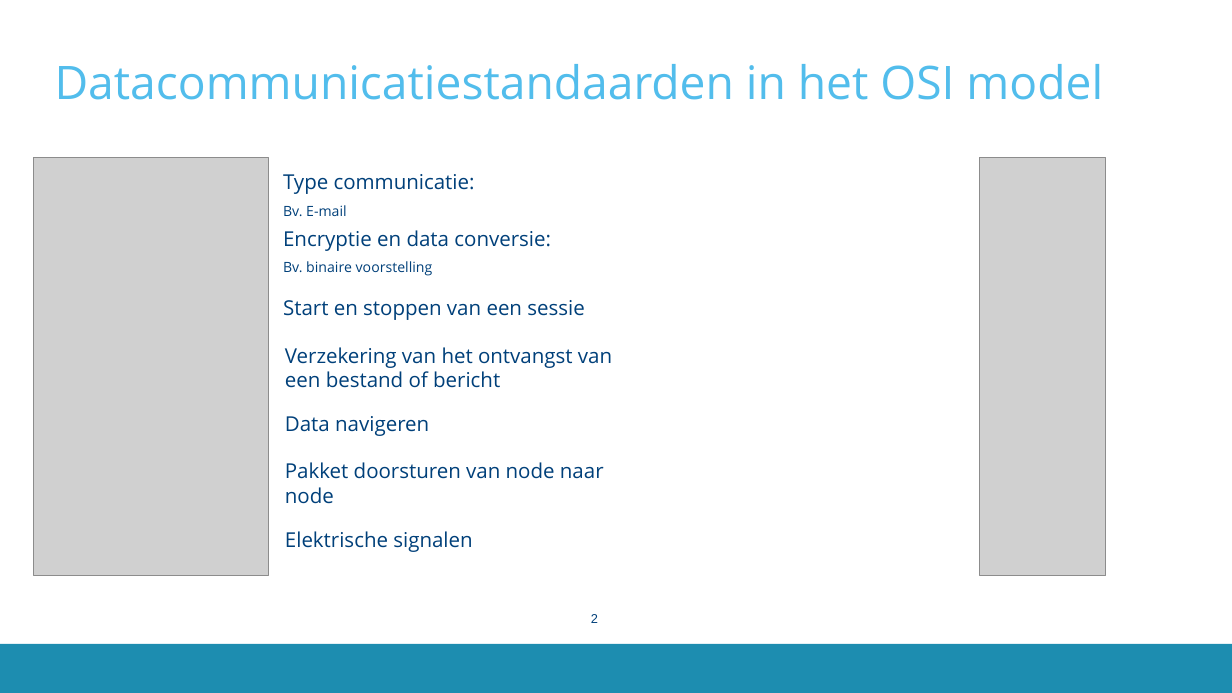
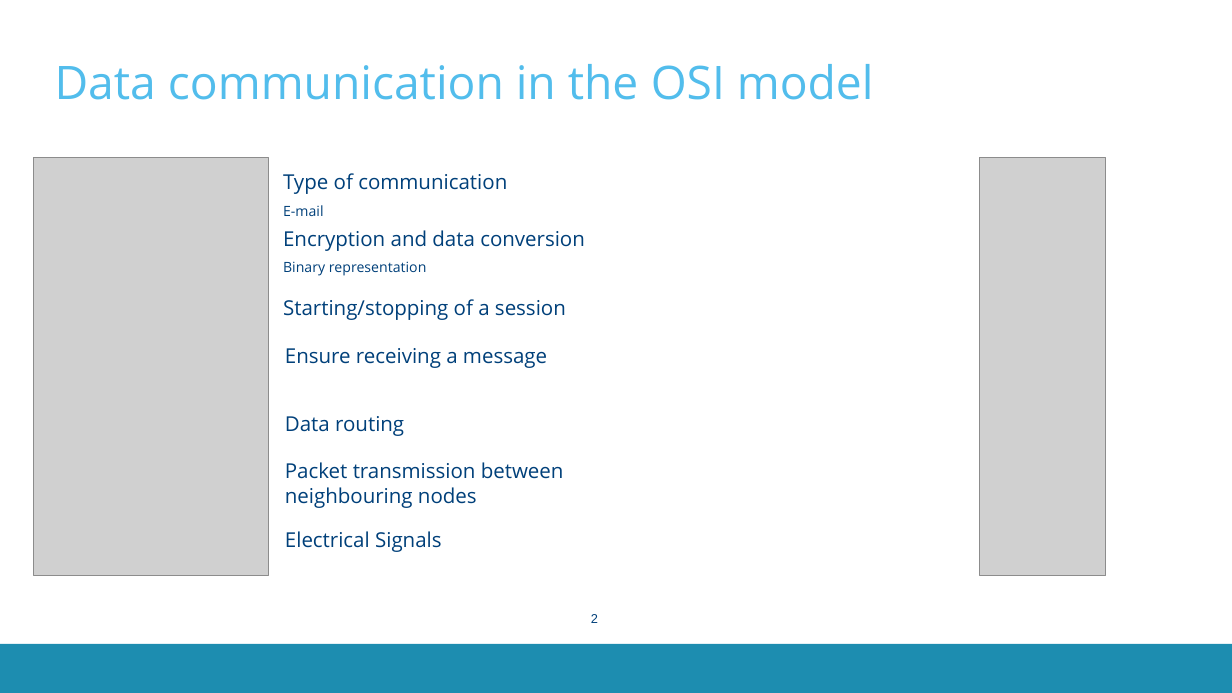
Before and after one commit to GillesC/Network-Capturing-and-Manipulation----Introduction-to-Wireshark-and-Scapy, a slide deck: slide 2 of presentation/slides.pptx. Drawn at 1232x693 pixels with LibreOffice and Linux fonts; fonts in the diff are those of the drawing; grey boxes stand for pictures; background and template pictures are left out. Boxes give left, top, right and bottom in pixels: in the first picture for what was removed or moved away, otherwise in the second. Text is boxed around its words. In the diff, an @@ line names an element or a change of style, - is before the commit and + after.

```diff
--- a/presentation/slides.pptx
+++ b/presentation/slides.pptx
@@ title at (x1=55, y1=64, x2=874, y2=100): text changed @@
-Datacommunicatiestandaarden in het OSI model
+Data communication in the OSI model
@@ text at (x1=283, y1=173, x2=507, y2=216): text changed @@
-Type communicatie:
-Bv. E-mail
+Type of communication
+E-mail
@@ text at (x1=283, y1=230, x2=585, y2=276): text changed @@
-Encryptie en data conversie:
-Bv. binaire voorstelling
+Encryption and data conversion
+Binary representation
@@ text at (x1=283, y1=299, x2=566, y2=320): text changed @@
-Start en stoppen van een sessie
+Starting/stopping of a session
@@ text at (x1=285, y1=348, x2=547, y2=368): text changed @@
-Verzekering van het ontvangst van een bestand of bericht
+Ensure receiving a message
@@ text at (x1=285, y1=416, x2=404, y2=436): text changed @@
-Data navigeren
+Data routing
@@ text at (x1=285, y1=462, x2=564, y2=508): text changed @@
-Pakket doorsturen van node naar node
+Packet transmission between neighbouring nodes
@@ text at (x1=285, y1=531, x2=441, y2=552): text changed @@
-Elektrische signalen
+Electrical Signals
```
Also in this commit, not shown: 2 other slides changed, 5 slides added, 1 slide removed.
